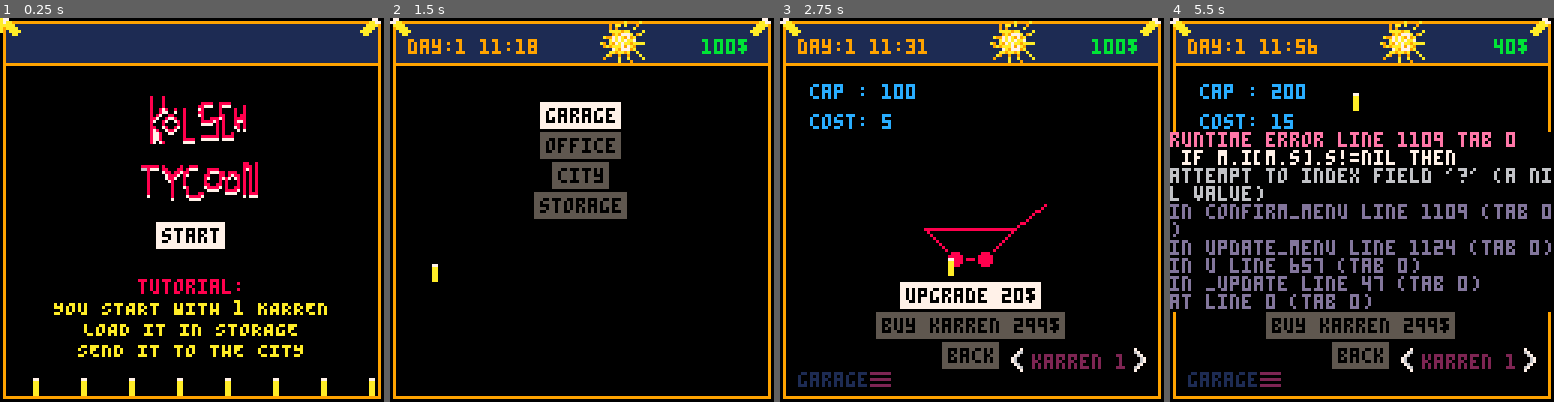
Above: before the commit, frames 1-4 (left to right).
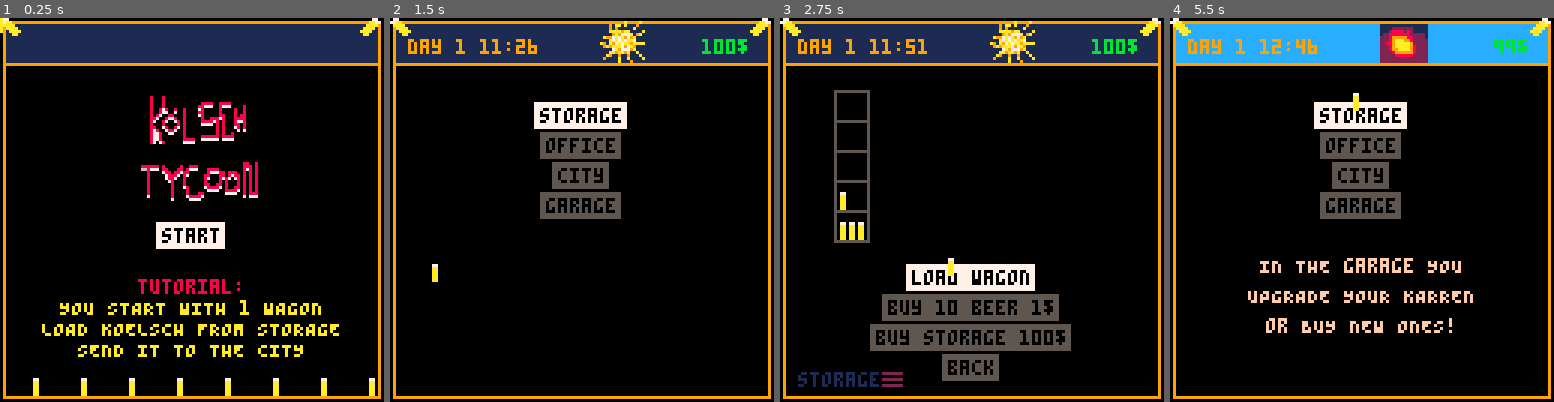
Above: after the commit, the same moments.

Repository: Oppodelldog/koelschkarren
Game: PICO-8 cartridge game.p8
The game is run twice, just before and just after one commit, with the same random seed, the same clock (stepped at 60 frames per second) and the same inputs.
Inputs (mouse positions are in pixels of both pictures, inside the frame that each line leads up to):
- Up to frame 1 (0.25 s): no input
- Up to frame 2 (1.5 s): click (670, 121) at 0.67 s; tap O (Z key) at 0.7 s; click (436, 267) at 1.22 s
- Up to frame 3 (2.75 s): hold Right 1.6-2.1 s; tap O (Z key) at 1.7, 2.1, 2.5 s; click (887, 114) at 1.77 s; hold Up 2.15-2.42 s; click (952, 259) at 2.32 s; hold Right from 2.47 s (still down)
- Up to frame 4 (5.5 s): click (1404, 106) at 2.87 s; tap O (Z key) every 0.4 s from 2.9 to 5.3 s; release Right at 3.03 s; hold Left 3.08-3.58 s; click (1465, 256) at 3.42 s; hold Down 3.63-3.97 s; click (1231, 102) at 3.97 s; hold Right 4.02-4.68 s; click (1292, 248) at 4.52 s; hold Up 4.73-5.03 s; click (1354, 94) at 5.07 s; hold Left from 5.08 s (still down)

The runs differ from the first frame. In frame 1, 2.1% of the frame differs, in the area x 10-89%, y 73-83%; in frame 2, 1.2%; in frame 3, 10%; in frame 4, 30%, in the area x 0-100%, y 0-97%.
Error before the commit: runtime error line 1109 tab 0; if m.i[m.s].s!=nil then; attempt to index field '?' (a nil value)

Commit message:
adding cash check every day, start tuning income vs cost

Diff:
--- a/game.p8
+++ b/game.p8
@@ -31,6 +31,10 @@
 end
 function scene7()
 	scene=scn_analysis
+	scene.i()
+end
+function scene8()
+	scene=scn_nightly
 	scene.i()
 end
 
@@ -77,19 +81,20 @@
 end
 
 function draw_top_bar()
-local x,y,h,m,mw
+local x,y,h,m,mw,mc
 x=6 y=7
 h=tostr(data.hour)
 m=tostr(flr(data.minute))
 if data.hour < 10 then h="0"..h end
 if data.minute < 10 then m="0"..m end
 color(9)
-print("day:"..data.day.." "..h..":"..m,x,y)
+print("day "..data.day.." "..h..":"..m,x,y)
 
 m=tostr(flr(data.money)).."$"
 mw=#m*fw
-color(11)
-print(m,120-mw,y)
+mc=11
+if data.money<=0 then	mc=8 end
+print(m,120-mw,y,mc)
 
 spr(data.weather_sprite(),70,0,2,2)
 end
@@ -503,16 +508,54 @@
 end
 
 function draw_tutorial()
-t={
-{c=8,t="tutorial:"},
-{c=10,t="YOU START WITH 1 KARREN"},
-{c=10,t="LOAD IT IN STORAGE"},
-{c=10,t="SEND IT TO THE CITY"}
-}
-
-for k,v in pairs(t) do
-	print(v.t,hc(v.t),80+k*(fh+1),v.c)
-end
+	t={
+	{c=8,t="tutorial:"},
+	{c=10,t="YOU START WITH 1 WAGON"},
+	{c=10,t="LOAD KOELSCH FROM STORAGE"},
+	{c=10,t="SEND IT TO THE CITY"}
+	}
+
+	for k,v in pairs(t) do
+		print(v.t,hc(v.t),80+k*(fh+1),v.c)
+	end
+end
+
+function draw_cash_check()
+	local xoff=20
+	local d=data.day-1
+	local title="cash check day "..d
+	print(title,hc(title),20,7)
+	line(xoff,30,106,30,7)
+	line(xoff,80,106,80,7)
+	line(xoff,92,106,92,7)
+	header="wagon    income   cost"
+	print(header,xoff,34,9)
+	line(xoff,41,106,41,9)
+	local yoff=44
+	local total=0
+	for k,v in pairs(data.karren) do
+		local income,cost=0,0
+ 	local cck=data.cashchecks[data.day-1].karren[k]
+ 	if cck!=nil then
+			income=cck.i
+			cost=cck.c
+			total+=income
+			total-=cost
+ 	end
+		y=yoff+(k-1)*7
+		local ti=tostr(flr(income))
+		local tc=tostr(flr(cost))
+		print(v.name,xoff,y,7)
+		print(ti,xoff+60-#ti*fw,y,11)
+		print(tc,xoff+87-#tc*fw,y,8)
+	end
+	local tc=11
+	if total < 0 then tc=8 end
+	local ts=tostr(flr(total))
+	tx=xoff+88
+	tx-=#ts*fw
+	print("total:",xoff,84,12)
+	print(ts,tx,84,tc)
 end
 -->8
 scn_title={
@@ -549,16 +592,16 @@
 menu={
 	y=20,	v=1,	s=1,	c=false,
 	i={
-		{t="garage"},
+		{t="storage"},
 		{t="office"},
 		{t="city"},
-		{t="storage"},
+		{t="garage"},
 	},
 	cf=function (s)
-		if s==1 then scene2() end
+		if s==1 then scene5() end
 		if s==2 then scene3() end
 		if s==3 then scene4() end
-		if s==4 then scene5() end
+		if s==4 then scene2() end
 	end,
 	sc=function()
 		scn_start.tut=menu.s
@@ -577,7 +620,7 @@
 		"ADJUST PRICES"
 	},
 	{
-		"assign youR KARREN",
+		"assign youR WAGON",
 		"TO A platz IN THE CITY",
 		"or remove to stop IT",
 	},
@@ -611,7 +654,7 @@
 	y=80,	v=1,	s=1,	c=false,
 	i={
 		{t="upgrade"},
-		{t="buy karren "..data.karren_price().."$"},
+		{t="buy wagon "..data.karren_price().."$"},
 		{t="back"},
 		{t="",df=function(idx,sel) return draw_garage_nav(76, true ,idx,sel) end},
 		{t="",df=function(idx,sel) return draw_garage_nav(115,false,idx,sel) end},
@@ -857,7 +900,7 @@
 menu={
 	y=74,	v=1,	s=1,	c=false,
 	i={
-		{s=nil,t="pack karren"},
+		{s=nil,t="load wagon"},
 		{s=nil,t="buy 10 beer "..data.beer_price().."$"},
 		{s=nil,t="buy storage "..data.storage_price().."$"},
 		{t="back"},
@@ -982,6 +1025,7 @@
 	for k,s in pairs(sim.sims) do
 	if data.is_researched(k) then
 		yoff=yo+so*k
+		print(data.pois[k].name,xmin,yoff-14,10)
 		line(xmin,yoff,xmax,yoff,1)
 		for x=0,xmax-xo do
 			m=flr(x*xf)
@@ -992,6 +1036,35 @@
 		end
 	end
 	draw_menu(menu)
+	draw_mouse()
+end,
+u=function()
+	update_menu(menu)
+	update_mouse()
+end
+}
+
+scn_nightly={
+name="cash check",
+i=function()
+data.ispaused=true
+menu={
+	y=92,	v=1,	s=1,	c=false,
+	i={
+		{t="continue"},
+	},
+	cf=function (s)
+		if s==1 then
+		scene1()
+		data.ispaused=false
+	 end
+	end
+}
+end,
+d=function()
+	draw_base()
+	draw_top_bar()
+	draw_cash_check()
 	draw_mouse()
 end,
 u=function()
@@ -1171,7 +1244,7 @@
 	day=1,
 	money=100,
 	ispaused=true,
-	timespeed=10,
+	timespeed=20,
 	popularity=0,
 	pois={
 	{name="EIGELSTEIN"},
@@ -1194,12 +1267,15 @@
 	{s=0},{s=0},{s=0},
 	{s=0},	{s=0},
 	},
+	cashchecks={
+		--{karren={{i=12,c=22},{i=0,c=3},{i=4,c=5},{i=6,c=7},{i=8,c=9},}}
+		},
 	karren={
-	{name="karren 1",b=0,p=1,poi=nil,u={s=1}},
-	--{name="karren 2",b=0,p=1,poi=1,u={s=1}},
-	--{name="karren 3",b=300,p=1,poi=2,u={s=5}},
-	--{name="karren 4",b=10,p=1,poi=2,u={s=1}},
-	--{name="karren 5",b=10,p=1,poi=2,u={s=1}},
+	{name="wagon 1",b=0,p=1,poi=nil,u={s=1}},
+	--{name="wagon 2",b=0,p=1,poi=1,u={s=1}},
+	--	{name="wagon 3",b=300,p=1,poi=2,u={s=5}},
+	--	{name="wagon 4",b=10,p=1,poi=2,u={s=1}},
+	--	{name="wagon 5",b=10,p=1,poi=2,u={s=1}},
 	},
 	weather=1,
 	weather_states=4,
@@ -1230,6 +1306,7 @@
 			data.day+=1
 			data.new_weather()
 			data.new_beer_price()
+			scene8()
 		end
 	end,
 	calc_sellings = function()
@@ -1241,7 +1318,20 @@
 				local s=v.b-nb
 				v.b=nb
 				local	p=v.p*s
+				local kc=data.karren_cost(v)
+
 				data.money+=p
+				data.money-=kc
+
+				if count(data.cashchecks)<data.day then
+					add(data.cashchecks,{karren={}})
+				end
+				local cc=data.cashchecks[data.day]
+				if cc.karren[k]==nil then
+					cc.karren[k]={i=0,c=0}
+				end
+				cc.karren[k].i+=p
+				cc.karren[k].c+=kc
 			end
 		end
 	end,
@@ -1283,7 +1373,7 @@
 		return data.hour*60+data.minute
 	end,
 	new_karren=function(kc)
-		return {name="karren "..kc+1,b=0,p=1,poi=nil,u={s=1,mb=2}}
+		return {name="wagon "..kc+1,b=0,p=1,poi=nil,u={s=1,mb=2}}
 	end,
 	inc_price=function(idx)
 		k=data.karren[menu.i[idx].fidx]
@@ -1403,6 +1493,7 @@
 -->8
 sim={
 	lm=1439,	-- max minute (1440 minutes per day)
+	f=10,	-- general factor
 	sims={
 	function(m)
 		local i,f,v,xf,p,w
@@ -1417,7 +1508,7 @@
 		end
 
 		i=m/sim.lm+0.25
-		f=p+w+xf
+		f=p+w+xf+sim.f
 		v=abs(sin(i))
 		return v*f
 	end,
@@ -1431,7 +1522,7 @@
 		end
 
 		i=m/sim.lm+0
-		f=p+w+xf
+		f=p+w+xf+sim.f
 		v=abs(sin(i))
 		return v*f
 	end,
@@ -1440,7 +1531,7 @@
 		w=data.weather
 		p=data.popularity
 		i=m/sim.lm+0.1
-		f=(p+w)
+		f=p+w+sim.f
 		v=abs(sin(i))
 		return v*f
 	end
